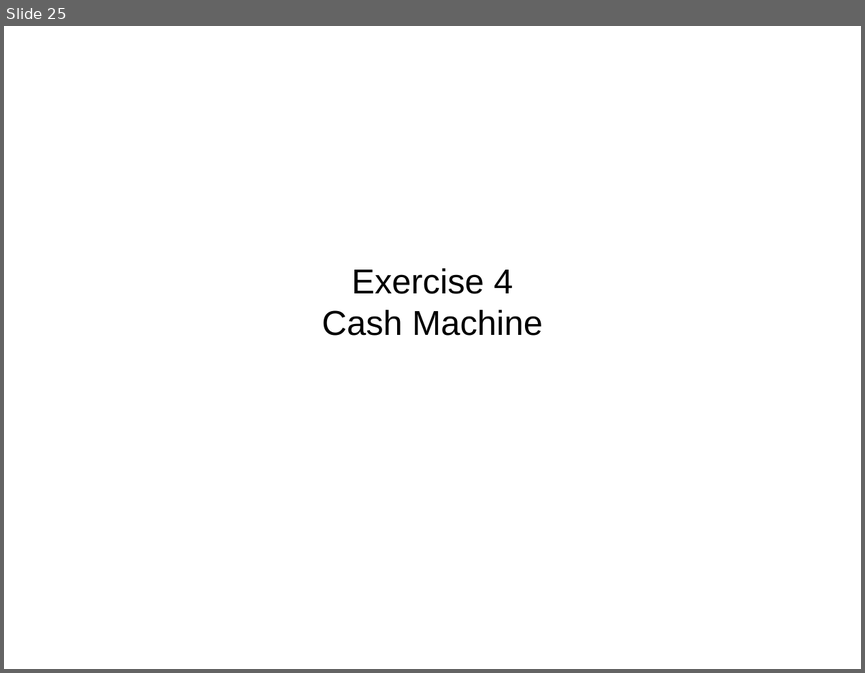
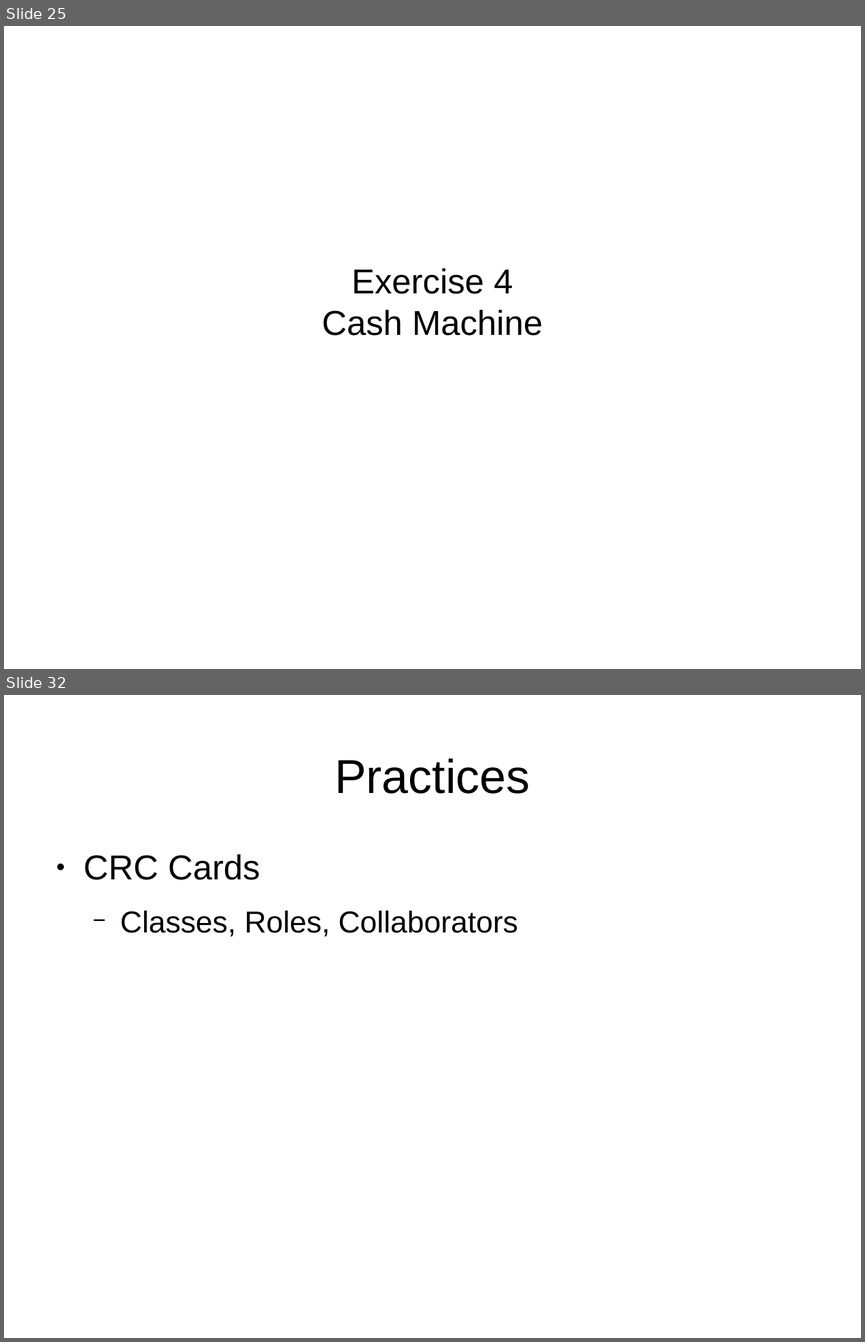
Before and after one commit to tonybaines/oo-design-principles, a slide deck: OO Design Workshop.odp. Shown one above the other, each under a label of ours: slide 25 before the commit, slides 25 and 32 after it; the slides between them are not shown. The pictures are 865x673 and 865x1342 pixels, drawn with LibreOffice and Linux fonts; fonts in the diff are those of the drawing. Boxes give left, top, right and bottom in pixels: in the first picture for what was removed or moved away, otherwise in the second. Text is boxed around its words. In the diff, an @@ line names an element or a change of style, - is before the commit and + after.

```diff
--- a/OO Design Workshop.odp
+++ b/OO Design Workshop.odp
@@ slide 32 added at [4, 695, 861, 1338], background #FFFFFF @@
@@ title added at [334, 758, 530, 794], 44 pt, text #000000 @@
+Practices
@@ text added at [84, 854, 518, 936], 28 pt, text #000000 @@
+● CRC Cards
+  − Classes, Roles, Collaborators
```
Also in this commit, not shown: 1 slide changed, 13 other slides added.
